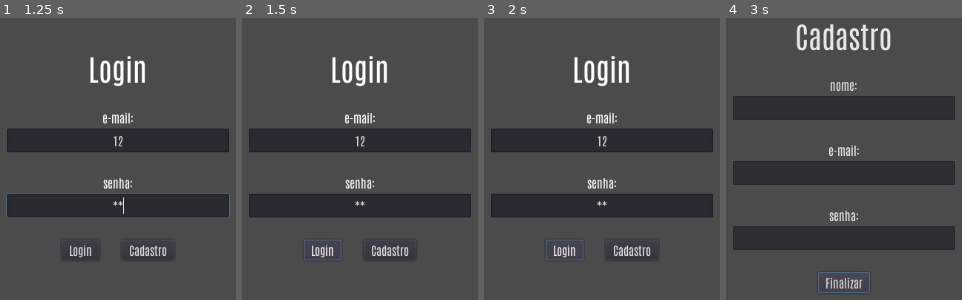
Above: before the commit, frames 1-4 (left to right).
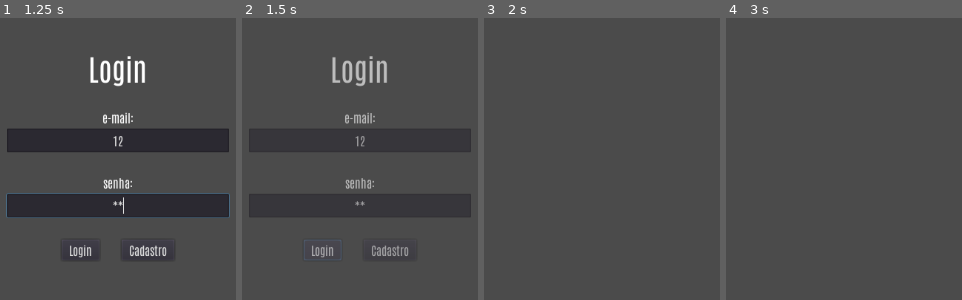
Above: after the commit, the same moments.

Repository: ViniciusMeirelles/Narniotron
Game: Godot game, scene res://Espelho/Interface/TelaLogin.tscn
Same seed, same stepped clock (60 frames per second), same inputs: the game is played once before the commit and once after it. The project has no main scene, so this scene is started directly.
Inputs (mouse positions are in pixels of both pictures, inside the frame that each line leads up to):
- Up to frame 1 (1.25 s): click (118, 139) at 0.52 s; type "12" at 0.6 s; click (118, 206) at 0.75 s; type "12" at 0.83 s
- Up to frame 2 (1.5 s): click "Login" at 1.25 s
- Up to frame 3 (2 s): no input
- Up to frame 4 (3 s): click (874, 249) at 2 s, where only the run before the commit has a clickable "Cadastro"; click (844, 283) at 2.75 s, where only the run before the commit has a clickable "Finalizar"

Frame 1 is identical in both runs. In frame 2, 1.9% of the frame differs, in the area x 29-71%, y 13-85%; in frame 3, 18%; in frame 4, 27%, in the area x 2-98%, y 2-98%.

Commit message:
Tela de pagamento + melhorias na interface

Diff:
--- a/Espelho/Interface/Scripts/TelaLogin.gd
+++ b/Espelho/Interface/Scripts/TelaLogin.gd
@@ -1,10 +1,13 @@
 extends Control
+
+onready var espelho = get_parent().get_parent()
 
 
 func _on_ButtonLogar_button_up():
 	var email = get_node("Login/VBoxContainer/Email/email").text
 	var senha = get_node("Login/VBoxContainer/Senha/senha").text
-#	get_parent().tentativaDeLogin(email, senha)
+#	if espelho.tentativaDeLogin(email, senha):
+	get_node("AnimationPlayer").play("login_fim")
 
 
 # Vai para cadastro
@@ -16,4 +19,4 @@
 	var nome = get_node("Cadastro/VBoxContainer/Nome/nome")
 	var email = get_node("Cadastro/VBoxContainer/Email/email")
 	var senha = get_node("Cadastro/VBoxContainer/Senha/senha")
-#	get_parent().cadastro(email, nome, senha)
+#	espelho.cadastro(email, nome, senha)
--- /dev/null
+++ b/Espelho/Interface/Scripts/TelaPagamento.gd
@@ -0,0 +1,53 @@
+extends Control
+
+onready var espelho = get_parent().get_parent()
+
+
+func _ready():
+	self.hide()
+
+
+func ativar():
+	get_node("AnimationPlayer").play("iniciar")
+	adicionar_itens()
+
+
+func adicionar_itens():
+	var item_padrao = get_node("Resumo/VBoxContainer/Itens/Item01")
+	var primeiro_item = true
+
+	# Cria cada item
+	for item in espelho.pedidoAtual.itens:
+		var nodo_item
+		if primeiro_item:
+			nodo_item = item_padrao
+			primeiro_item = false
+		else:
+			nodo_item = item_padrao.duplicate()
+			nodo_item.owner = item_padrao.owner
+			item_padrao.get_parent().add_child(nodo_item)
+
+		var produto = item.produto
+		# O nome do produto segue o modelo "tipo_marca_cor_tamanho"
+		nodo_item.get_node("Nome").text = produto.tipo+"_"+produto.marca+"_"+\
+		                                 produto.cor+"_"+String(produto.tamanho)
+		nodo_item.get_node("Valor").text = String(produto.preco)
+
+	# Cria valor total
+	var nodo_item = item_padrao.duplicate()
+	nodo_item.owner = item_padrao.owner
+	item_padrao.get_parent().add_child(nodo_item)
+
+	var valor_total = espelho.pedidoAtual.calculaValor()
+	nodo_item.get_node("Nome").text = "Total"
+	nodo_item.get_node("Valor").text = String(valor_total)
+
+
+
+func _on_BotaoFinalizar_button_up():
+	get_node("AnimationPlayer").play("resumo_to_pagar")
+
+
+func _on_BotaoPagar_button_up():
+	pass # Replace with function body.
+#	espelho.realizarPagamento()
--- a/Espelho/Interface/Scripts/TelaPreferencias.gd
+++ b/Espelho/Interface/Scripts/TelaPreferencias.gd
@@ -1,6 +1,9 @@
 extends Control
 
+onready var espelho = get_parent().get_parent()
+
 export var ativar_teste = false
+
 
 func _ready():
 	if ativar_teste:
@@ -81,6 +84,6 @@
 			if estilo.get_node("CheckBox").pressed:
 				estilos.push_back(estilo.get_node("Label").text)
 
-#	get_parent().usuario_logado.set_cores(cores)
-#	get_parent().usuario_logado.set_marcas(marcas)
-#	get_parent().usuario_logado.set_estilos(estilos)
+#	espelho.usuarioLogado.set_cores(cores)
+#	espelho.usuarioLogado.set_marcas(marcas)
+#	espelho.usuarioLogado.set_estilos(estilos)
--- a/Espelho/Interface/TelaLogin.tscn
+++ b/Espelho/Interface/TelaLogin.tscn
@@ -11,7 +11,34 @@
 font_data = ExtResource( 2 )
 
 [sub_resource type="Animation" id=2]
-resource_name = "login_to_cadastro"
+resource_name = "login_fim"
+length = 0.5
+tracks/0/type = "value"
+tracks/0/path = NodePath("Login:visible")
+tracks/0/interp = 1
+tracks/0/loop_wrap = true
+tracks/0/imported = false
+tracks/0/enabled = true
+tracks/0/keys = {
+"times": PoolRealArray( 0, 0.5 ),
+"transitions": PoolRealArray( 1, 1 ),
+"update": 1,
+"values": [ true, false ]
+}
+tracks/1/type = "value"
+tracks/1/path = NodePath("Login:modulate")
+tracks/1/interp = 1
+tracks/1/loop_wrap = true
+tracks/1/imported = false
+tracks/1/enabled = true
+tracks/1/keys = {
+"times": PoolRealArray( 0, 0.5 ),
+"transitions": PoolRealArray( 1, 1 ),
+"update": 0,
+"values": [ Color( 1, 1, 1, 1 ), Color( 1, 1, 1, 0 ) ]
+}
+
+[sub_resource type="Animation" id=3]
 tracks/0/type = "value"
 tracks/0/path = NodePath("Login:visible")
 tracks/0/interp = 1
@@ -162,7 +189,7 @@
 
 [node name="Cadastro" type="CenterContainer" parent="."]
 visible = false
-modulate = Color( 1, 1, 1, 0.2 )
+modulate = Color( 1, 1, 1, 0 )
 anchor_right = 1.0
 anchor_bottom = 1.0
 __meta__ = {
@@ -259,7 +286,8 @@
 text = " Finalizar "
 
 [node name="AnimationPlayer" type="AnimationPlayer" parent="."]
-anims/login_to_cadastro = SubResource( 2 )
+anims/login_fim = SubResource( 2 )
+anims/login_to_cadastro = SubResource( 3 )
 [connection signal="button_up" from="Login/VBoxContainer/Botoes/ButtonLogar" to="." method="_on_ButtonLogar_button_up"]
 [connection signal="button_up" from="Login/VBoxContainer/Botoes/ButtonRegistrar" to="." method="_on_ButtonRegistrar_button_up"]
 [connection signal="button_up" from="Cadastro/VBoxContainer/Botoes/BotaoFinalizar" to="." method="_on_BotaoFinalizarCadastro_button_up"]
--- /dev/null
+++ b/Espelho/Interface/TelaPagamento.tscn
@@ -0,0 +1,213 @@
+[gd_scene load_steps=7 format=2]
+
+[ext_resource path="res://Fonts/Antonio-VariableFont_wght.ttf" type="DynamicFontData" id=1]
+[ext_resource path="res://Fonts/Antonio_font.tres" type="DynamicFont" id=2]
+[ext_resource path="res://Espelho/Interface/Scripts/TelaPagamento.gd" type="Script" id=3]
+
+[sub_resource type="DynamicFont" id=1]
+size = 40
+use_mipmaps = true
+use_filter = true
+font_data = ExtResource( 1 )
+
+[sub_resource type="Animation" id=4]
+tracks/0/type = "value"
+tracks/0/path = NodePath(".:visible")
+tracks/0/interp = 1
+tracks/0/loop_wrap = true
+tracks/0/imported = false
+tracks/0/enabled = true
+tracks/0/keys = {
+"times": PoolRealArray( 0, 0.1 ),
+"transitions": PoolRealArray( 1, 1 ),
+"update": 1,
+"values": [ false, true ]
+}
+tracks/1/type = "value"
+tracks/1/path = NodePath(".:modulate")
+tracks/1/interp = 1
+tracks/1/loop_wrap = true
+tracks/1/imported = false
+tracks/1/enabled = true
+tracks/1/keys = {
+"times": PoolRealArray( 0, 0.5 ),
+"transitions": PoolRealArray( 1, 1 ),
+"update": 0,
+"values": [ Color( 1, 1, 1, 0 ), Color( 1, 1, 1, 1 ) ]
+}
+
+[sub_resource type="Animation" id=5]
+resource_name = "resumo_to_pagar"
+tracks/0/type = "value"
+tracks/0/path = NodePath("Resumo:visible")
+tracks/0/interp = 1
+tracks/0/loop_wrap = true
+tracks/0/imported = false
+tracks/0/enabled = true
+tracks/0/keys = {
+"times": PoolRealArray( 0, 0.5 ),
+"transitions": PoolRealArray( 1, 1 ),
+"update": 1,
+"values": [ true, false ]
+}
+tracks/1/type = "value"
+tracks/1/path = NodePath("Pagar:visible")
+tracks/1/interp = 1
+tracks/1/loop_wrap = true
+tracks/1/imported = false
+tracks/1/enabled = true
+tracks/1/keys = {
+"times": PoolRealArray( 0, 0.5 ),
+"transitions": PoolRealArray( 1, 1 ),
+"update": 1,
+"values": [ false, true ]
+}
+tracks/2/type = "value"
+tracks/2/path = NodePath("Resumo:modulate")
+tracks/2/interp = 1
+tracks/2/loop_wrap = true
+tracks/2/imported = false
+tracks/2/enabled = true
+tracks/2/keys = {
+"times": PoolRealArray( 0, 0.5 ),
+"transitions": PoolRealArray( 1, 1 ),
+"update": 0,
+"values": [ Color( 1, 1, 1, 1 ), Color( 1, 1, 1, 0 ) ]
+}
+tracks/3/type = "value"
+tracks/3/path = NodePath("Pagar:modulate")
+tracks/3/interp = 1
+tracks/3/loop_wrap = true
+tracks/3/imported = false
+tracks/3/enabled = true
+tracks/3/keys = {
+"times": PoolRealArray( 0.5, 1 ),
+"transitions": PoolRealArray( 1, 1 ),
+"update": 0,
+"values": [ Color( 1, 1, 1, 0 ), Color( 1, 1, 1, 1 ) ]
+}
+
+[node name="TelaPagamento" type="Control"]
+anchor_right = 1.0
+anchor_bottom = 1.0
+script = ExtResource( 3 )
+__meta__ = {
+"_edit_use_anchors_": false
+}
+
+[node name="Fundo" type="ColorRect" parent="."]
+anchor_right = 1.0
+anchor_bottom = 1.0
+color = Color( 0.298039, 0.298039, 0.298039, 1 )
+__meta__ = {
+"_edit_use_anchors_": false
+}
+
+[node name="Resumo" type="CenterContainer" parent="."]
+anchor_right = 1.0
+anchor_bottom = 1.0
+__meta__ = {
+"_edit_use_anchors_": false
+}
+
+[node name="VBoxContainer" type="VBoxContainer" parent="Resumo"]
+margin_left = 397.0
+margin_top = 278.0
+margin_right = 682.0
+margin_bottom = 441.0
+custom_constants/separation = 30
+
+[node name="Titulo" type="Label" parent="Resumo/VBoxContainer"]
+margin_right = 285.0
+margin_bottom = 53.0
+custom_fonts/font = SubResource( 1 )
+text = "Resumo da Compra"
+align = 1
+
+[node name="Itens" type="VBoxContainer" parent="Resumo/VBoxContainer"]
+margin_top = 83.0
+margin_right = 285.0
+margin_bottom = 105.0
+
+[node name="Item01" type="HBoxContainer" parent="Resumo/VBoxContainer/Itens"]
+margin_right = 285.0
+margin_bottom = 22.0
+alignment = 1
+
+[node name="Nome" type="Label" parent="Resumo/VBoxContainer/Itens/Item01"]
+margin_left = 59.0
+margin_right = 145.0
+margin_bottom = 22.0
+custom_fonts/font = ExtResource( 2 )
+text = "nome_do_item"
+
+[node name="Divisor" type="Label" parent="Resumo/VBoxContainer/Itens/Item01"]
+margin_left = 149.0
+margin_right = 189.0
+margin_bottom = 22.0
+custom_fonts/font = ExtResource( 2 )
+text = ".........."
+
+[node name="Valor" type="Label" parent="Resumo/VBoxContainer/Itens/Item01"]
+margin_left = 193.0
+margin_right = 225.0
+margin_bottom = 22.0
+custom_fonts/font = ExtResource( 2 )
+text = "00,00"
+
+[node name="Botoes" type="CenterContainer" parent="Resumo/VBoxContainer"]
+margin_top = 135.0
+margin_right = 285.0
+margin_bottom = 163.0
+
+[node name="BotaoFinalizar" type="Button" parent="Resumo/VBoxContainer/Botoes"]
+margin_left = 107.0
+margin_right = 177.0
+margin_bottom = 28.0
+custom_fonts/font = ExtResource( 2 )
+text = " Finalizar "
+
+[node name="Pagar" type="CenterContainer" parent="."]
+visible = false
+modulate = Color( 1, 1, 1, 0.00424194 )
+anchor_right = 1.0
+anchor_bottom = 1.0
+__meta__ = {
+"_edit_use_anchors_": false
+}
+
+[node name="VBoxContainer" type="VBoxContainer" parent="Pagar"]
+margin_left = 413.0
+margin_top = 304.0
+margin_right = 667.0
+margin_bottom = 415.0
+custom_constants/separation = 30
+
+[node name="Titulo" type="Label" parent="Pagar/VBoxContainer"]
+margin_right = 254.0
+margin_bottom = 53.0
+custom_fonts/font = SubResource( 1 )
+text = "Insira seu cartão"
+align = 1
+
+[node name="Botoes" type="CenterContainer" parent="Pagar/VBoxContainer"]
+margin_top = 83.0
+margin_right = 254.0
+margin_bottom = 111.0
+
+[node name="HBoxContainer" type="HBoxContainer" parent="Pagar/VBoxContainer/Botoes"]
+margin_left = 100.0
+margin_right = 153.0
+margin_bottom = 28.0
+
+[node name="BotaoPagar" type="Button" parent="Pagar/VBoxContainer/Botoes/HBoxContainer"]
+margin_right = 53.0
+margin_bottom = 28.0
+custom_fonts/font = ExtResource( 2 )
+text = " Pagar "
+
+[node name="AnimationPlayer" type="AnimationPlayer" parent="."]
+anims/iniciar = SubResource( 4 )
+anims/resumo_to_pagar = SubResource( 5 )
+[connection signal="button_up" from="Resumo/VBoxContainer/Botoes/BotaoFinalizar" to="." method="_on_BotaoFinalizar_button_up"]
+[connection signal="button_up" from="Pagar/VBoxContainer/Botoes/HBoxContainer/BotaoPagar" to="." method="_on_BotaoPagar_button_up"]
Not shown: 1 places in Espelho/Interface/TelaLogin.tscn that only renumber resources
Not shown: 11 places in Espelho/Interface/TelaPreferencias.tscn that only renumber resources
